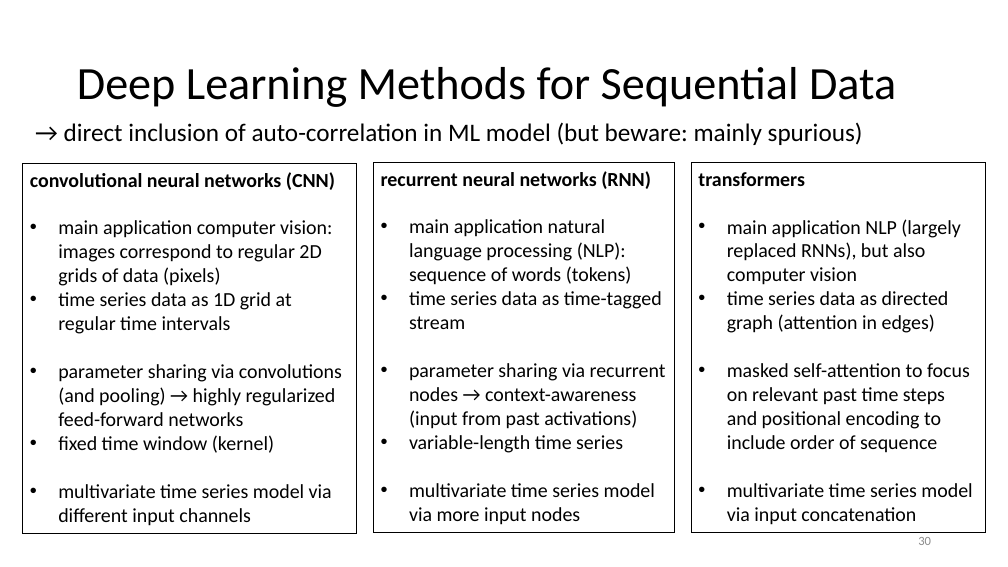
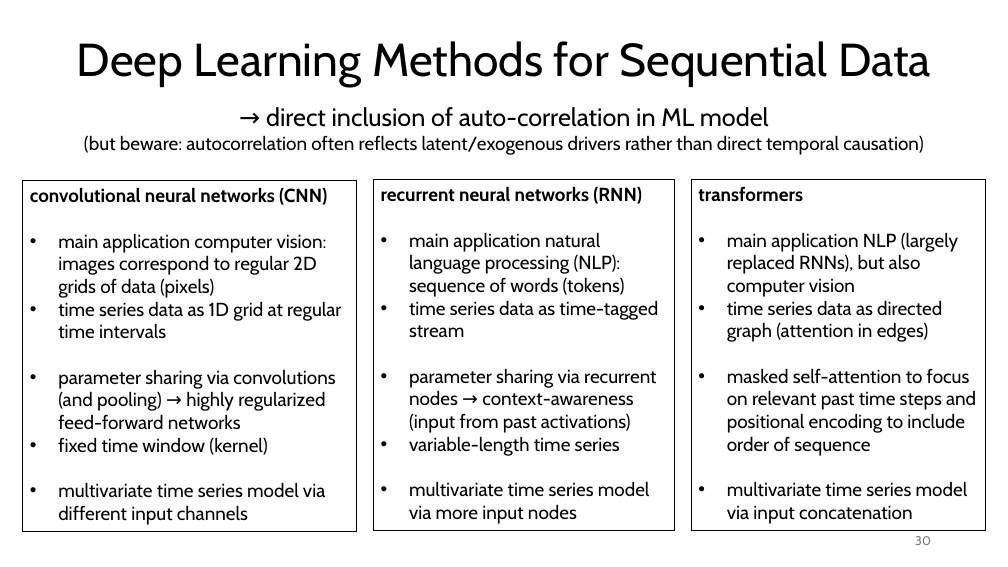
Before and after one commit to FelixWick/data_science, a slide deck: slide 30 of slides/9_time_series.pptx. Drawn at 1008x567 pixels with LibreOffice and Linux fonts; fonts in the diff are those of the drawing. Boxes give left, top, right and bottom in pixels: in the first picture for what was removed or moved away, otherwise in the second. Text is boxed around its words. In the diff, an @@ line names an element or a change of style, - is before the commit and + after.

Commit message:
finished time series slides

```diff
--- a/slides/9_time_series.pptx
+++ b/slides/9_time_series.pptx
@@ title "Deep Learning Methods for Sequential ...": place and size @@
-title "Deep Learning Methods for Sequential ..." at (77,67,896,107)
+title "Deep Learning Methods for Sequential ..." at (77,41,931,87)
@@ title "Deep Learning Methods for Sequential ..." at (77,41,931,87): font Calibri to Cabin @@
@@ text at (84,107,924,155): text changed; size 24 to 18 pt; font Calibri to Cabin @@
-→ direct inclusion of auto-correlation in ML model (but beware: mainly spurious)
+→ direct inclusion of auto-correlation in ML model
+(but beware: autocorrelation often reflects latent/exogenous drivers rather than direct temporal causation)
@@ rectangle "recurrent neural networks (RNN)": place and size @@
-rectangle "recurrent neural networks (RNN)" at (374,163,675,533)
+rectangle "recurrent neural networks (RNN)" at (374,179,675,530)
@@ rectangle "transformers": place and size @@
-rectangle "transformers" at (691,163,986,533)
+rectangle "transformers" at (691,179,986,530)
@@ size 19 to 18 pt, font Calibri to Cabin in 3 elements at (691,179,986,530), (374,179,675,530), (23,180,357,531) @@
@@ rectangle "convolutional neural networks (CNN)": place and size @@
-rectangle "convolutional neural networks (CNN)" at (23,163,357,534)
+rectangle "convolutional neural networks (CNN)" at (23,180,357,531)
@@ page number at (915,536,931,545): font Calibri to Cabin, text colour #8C8C8C to #797979 @@
```
Also in this commit, not shown: 17 other slides changed, 4 slides added, 2 slides removed, 1 other file.
